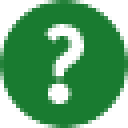
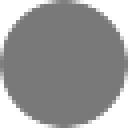
Layered file, before and after one edit (128x128). Changes by layer:
hid "?" over [44,24,84,104]
added layer "undefined" above "primary" over [0,0,128,128]
hid "success", painted on it over [0,0,128,128]
